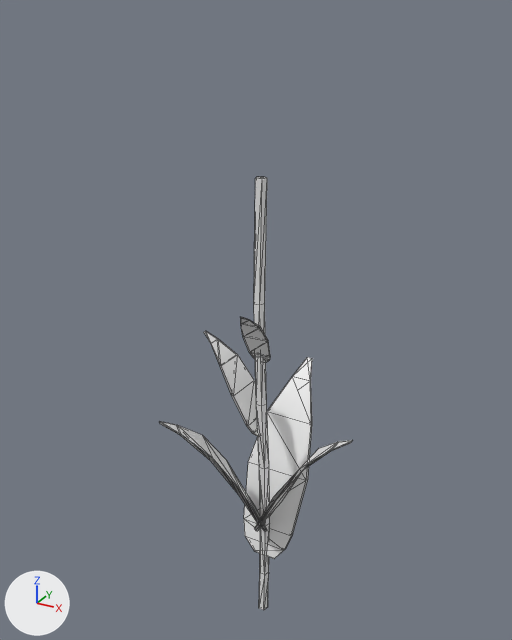
Renders of the OBJ model game/models/flower.obj from each side of a commit.
Before and after are seen from a camera (50 mm lens) standing at (0.578, -1.084, 1.224) and looking at (-0.04, 0.04, 0.662). The lights are fixed; the arrows at lower left show +X, +Y and +Z. Mesh edges are drawn as thin lines. Where no turn or scale is listed for an object, it has been applied to the vertices.

Names of what the first picture shows: 'Flower_Base_Cube.107'.
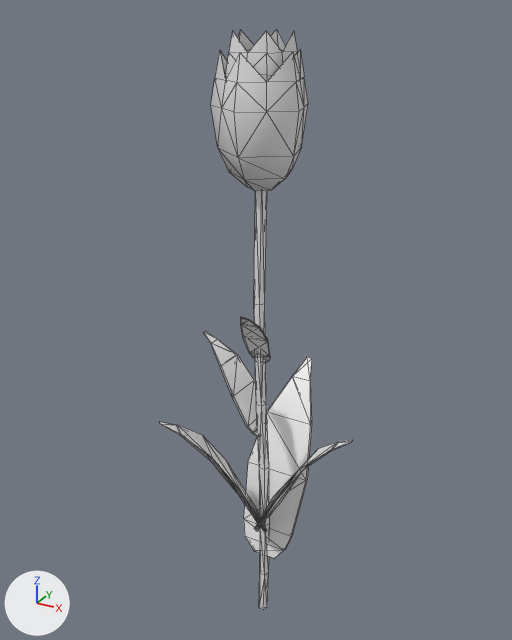
What changed in the scene script:
```text
Change me_flower_base_cube_107:
    used by ob_flower_base_cube_107; location = (0.0, 0.0, 0.0)
    remove me_flower_base_cube_107.from_pydata(...)  # 175 vertices, 186 faces; spans x -0.151..0.192, y -0.15..0.217, z -0.031..0.958
    add me_flower_base_cube_107.from_pydata(...)  # 255 vertices, 322 faces; spans x -0.151..0.192, y -0.15..0.217, z -0.031..1.193
    me_flower_base_cube_107 part 1: a new loose piece of 40 vertices spanning x -0.083..0.083, y -0.101..0.058, z 0.94..1.163
    me_flower_base_cube_107 part 2: a new loose piece of 40 vertices spanning x -0.061..0.061, y -0.065..0.05, z 1.03..1.193
    me_flower_base_cube_107 part 3
    35 vertices are removed from x -0.151..0.192, y -0.143..0.032, z 0.07..0.958
    106 faces are deleted
    3 vertices move from x -0.041..-0.003, y -0.024..0.028, z 0.201..0.214 to x -0.004..0.014, y -0.045..0.013, z 0.201..0.239
    35 vertices are added at x -0.151..0.192, y -0.144..0.031, z 0.07..0.958
    106 new faces join them
```

Boxes (x1, y1, x2, y2) around the edits, measured in the pictures (512 x 640 px; the box of a moved part takes in the faces that stretch with it):
'Flower_Base_Cube.107', reshaped (34% taller): before (160, 177, 353, 610); after (160, 29, 352, 610)
part 1 of me_flower_base_cube_107, added: after (211, 50, 308, 191)
part 2 of me_flower_base_cube_107, added: after (226, 29, 301, 82)
part 3 of me_flower_base_cube_107, moved or reshaped: before (160, 177, 353, 610); after (160, 191, 352, 610)
